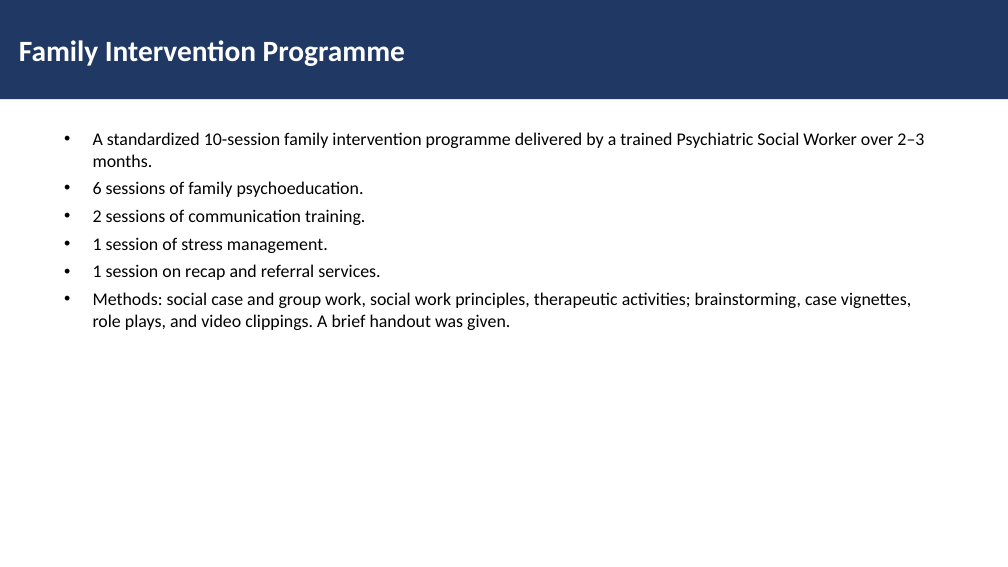
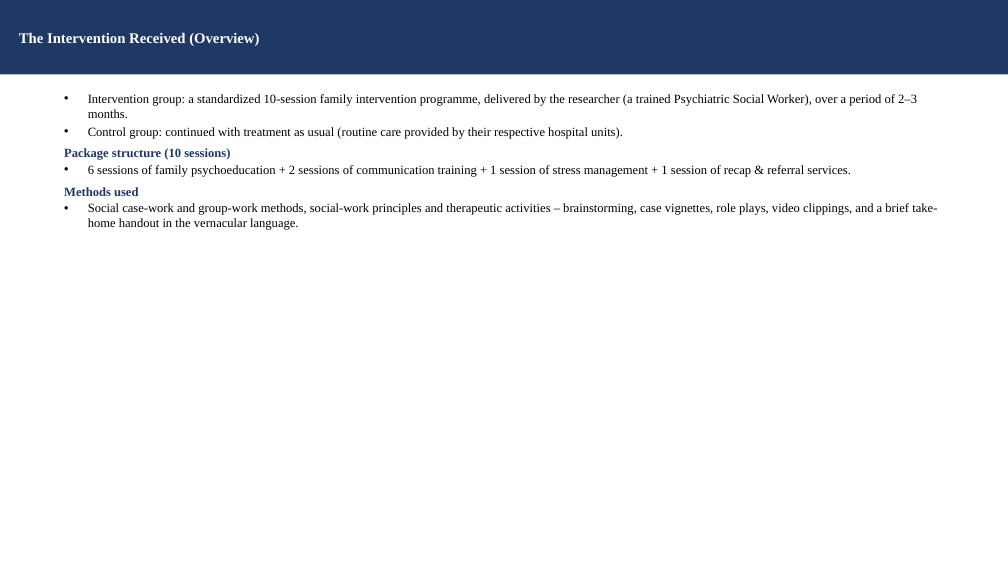
Before and after one commit to tejasdangodra786-byte/Dango-kiro, a slide deck: slide 16 of Family_Intervention_EE_Schizophrenia_JournalClub.pptx. Drawn at 1008x567 pixels with LibreOffice and Linux fonts; fonts in the diff are those of the drawing. Boxes give left, top, right and bottom in pixels: in the first picture for what was removed or moved away, otherwise in the second. Text is boxed around its words. In the diff, an @@ line names an element or a change of style, - is before the commit and + after.

Commit message:
Update journal-club presentation: detailed version (Times New Roman 12/14pt, operational definitions, hypotheses, session-by-session intervention, full references)

```diff
--- a/Family_Intervention_EE_Schizophrenia_JournalClub.pptx
+++ b/Family_Intervention_EE_Schizophrenia_JournalClub.pptx
@@ rectangle "The Intervention Received (Overview)": place and size @@
-rectangle "The Intervention Received (Overview)" at <box>0,0,1008,99</box>
+rectangle "The Intervention Received (Overview)" at <box>0,0,1008,74</box>
@@ text in rectangle at <box>19,32,259,46</box>: text changed; size 28 to 14 pt; font Calibri to Times New Roman @@
-Family Intervention Programme
+The Intervention Received (Overview)
@@ text at <box>64,94,937,230</box>: text changed; size 17 to 12 pt; font Calibri to Times New Roman @@
-• A standardized 10-session family intervention programme delivered by a trained Psychiatric Social Worker over 2–3 months.
-• 6 sessions of family psychoeducation.
-• 2 sessions of communication training.
-• 1 session of stress management.
-• 1 session on recap and referral services.
-• Methods: social case and group work, social work principles, therapeutic activities; brainstorming, case vignettes, role plays, and video clippings. A brief handout was given.
+• Intervention group: a standardized 10-session family intervention programme, delivered by the researcher (a trained Psychiatric Social Worker), over a period of 2–3 months.
+• Control group: continued with treatment as usual (routine care provided by their respective hospital units).
+Package structure (10 sessions)
+• 6 sessions of family psychoeducation + 2 sessions of communication training + 1 session of stress management + 1 session of recap & referral services.
+Methods used
+• Social case-work and group-work methods, social-work principles and therapeutic activities – brainstorming, case vignettes, role plays, video clippings, and a brief take-home handout in the vernacular language.
```
Also in this commit, not shown: 14 other slides changed, 13 slides added, 10 slides removed.
